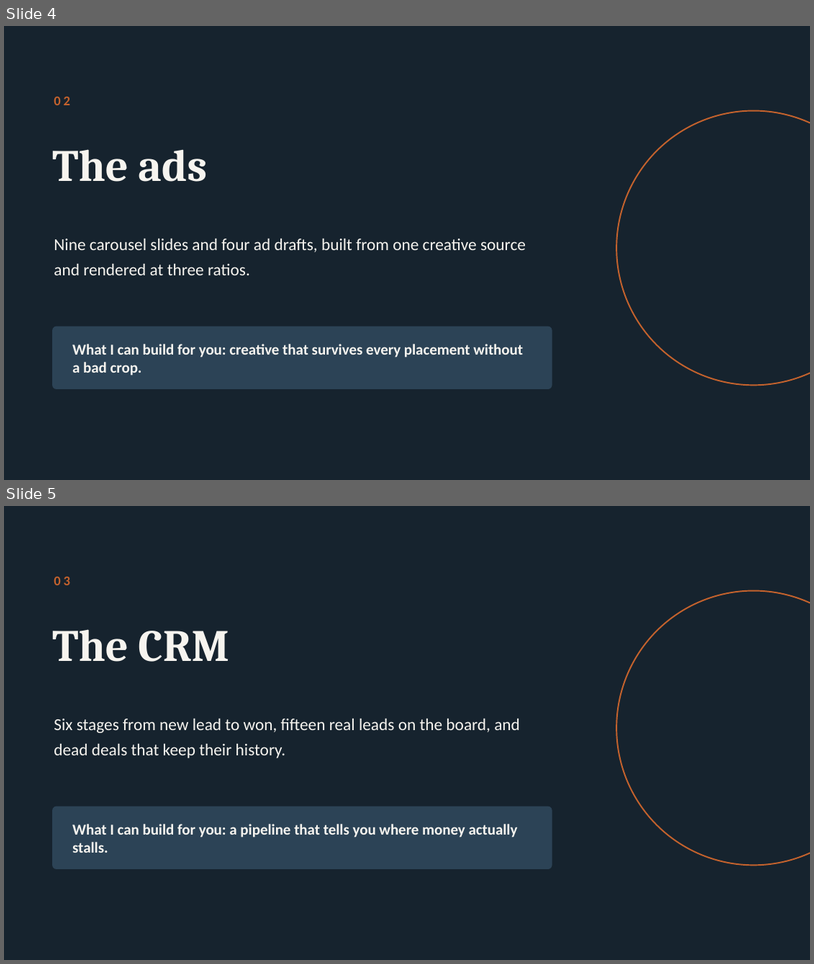
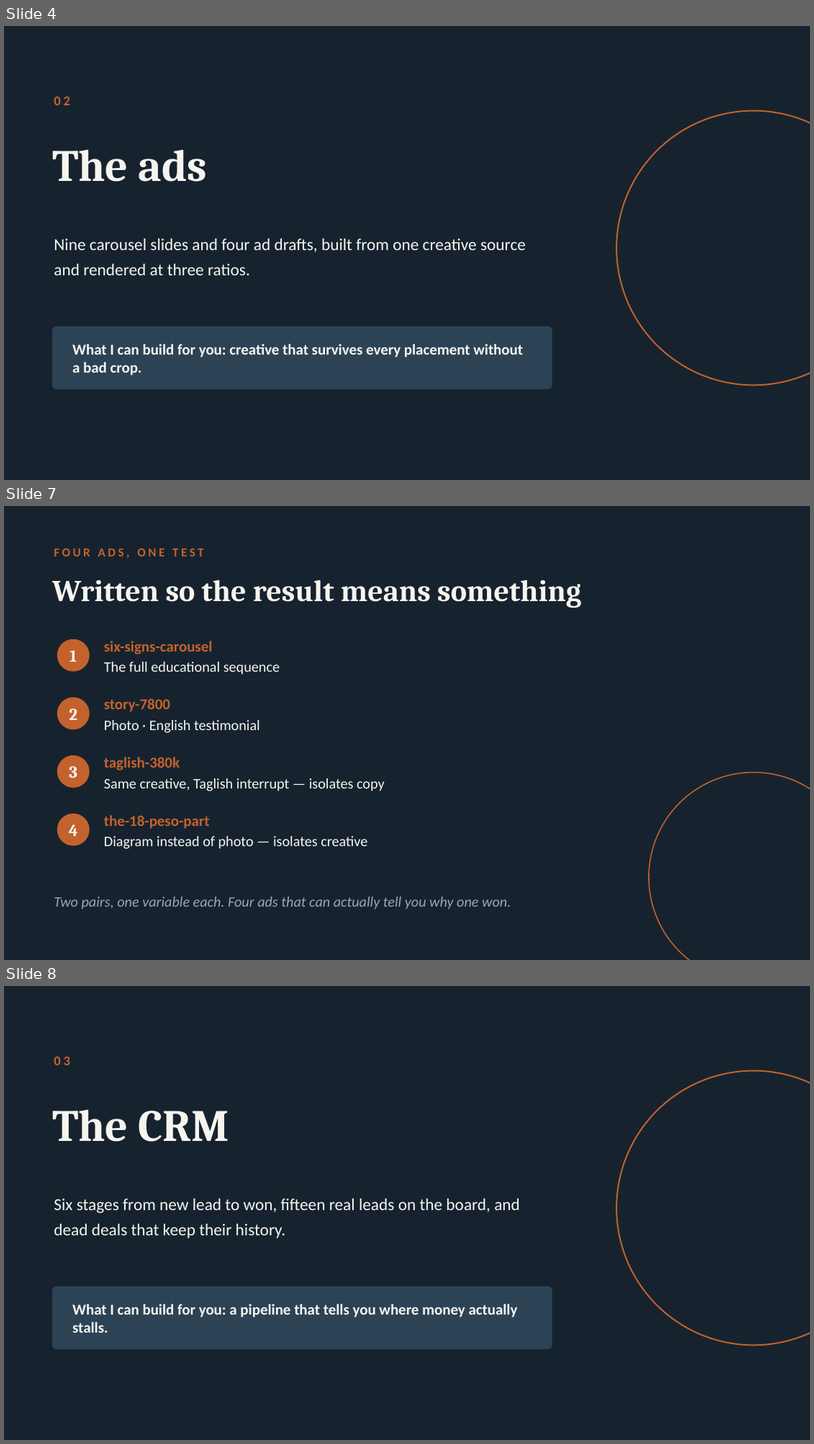
Before and after one commit to kennbutchoigutierrez/trueline-capstone, a slide deck: pitch/deck.pptx. Shown one above the other, each under a label of ours: slides 4 and 5 before the commit, slides 4, 7 and 8 after it; the slides between them are not shown. The pictures are 814x964 and 814x1444 pixels, drawn with LibreOffice and Linux fonts; fonts in the diff are those of the drawing. Boxes give left, top, right and bottom in pixels: in the first picture for what was removed or moved away, otherwise in the second. Text is boxed around its words. In the diff, an @@ line names an element or a change of style, - is before the commit and + after.

```diff
--- a/pitch/deck.pptx
+++ b/pitch/deck.pptx
@@ slide 7 added at (x1=4, y1=506, x2=810, y2=960), background #16232E @@
@@ text added at (x1=54, y1=548, x2=203, y2=558), 11 pt, text #C4622D, bold @@
+FOUR ADS, ONE TEST
@@ text added at (x1=52, y1=579, x2=581, y2=608), 27 pt, text #F6F4EF, bold @@
+Written so the result means something
@@ ellipse added at (x1=57, y1=639, x2=90, y2=672), fill #C4622D @@
@@ text added at (x1=70, y1=650, x2=77, y2=662), 15 pt, text #F6F4EF, bold @@
+1
@@ text added at (x1=104, y1=641, x2=213, y2=654), 13.5 pt, text #C4622D, bold @@
+six-signs-carousel
@@ text added at (x1=104, y1=662, x2=280, y2=674), 13 pt, text #F6F4EF @@
+The full educational sequence
@@ ellipse added at (x1=57, y1=697, x2=90, y2=729), fill #C4622D @@
@@ text added at (x1=104, y1=698, x2=170, y2=712), 13.5 pt, text #C4622D, bold @@
+story-7800
@@ text added at (x1=69, y1=708, x2=77, y2=720), 15 pt, text #F6F4EF, bold @@
+2
@@ text added at (x1=104, y1=720, x2=260, y2=733), 13 pt, text #F6F4EF @@
+Photo · English testimonial
@@ ellipse added at (x1=57, y1=755, x2=90, y2=788), fill #C4622D @@
@@ text added at (x1=104, y1=757, x2=180, y2=770), 13.5 pt, text #C4622D, bold @@
+taglish-380k
@@ text added at (x1=69, y1=766, x2=77, y2=777), 15 pt, text #F6F4EF, bold @@
+3
@@ text added at (x1=104, y1=778, x2=385, y2=791), 13 pt, text #F6F4EF @@
+Same creative, Taglish interrupt — isolates copy
@@ ellipse added at (x1=649, y1=772, x2=810, y2=960), outline #C4622D 1 pt @@
@@ ellipse added at (x1=57, y1=813, x2=90, y2=846), fill #C4622D @@
@@ text added at (x1=69, y1=824, x2=78, y2=836), 15 pt, text #F6F4EF, bold @@
+4
@@ text added at (x1=104, y1=815, x2=210, y2=829), 13.5 pt, text #C4622D, bold @@
+the-18-peso-part
@@ text added at (x1=104, y1=836, x2=368, y2=849), 13 pt, text #F6F4EF @@
+Diagram instead of photo — isolates creative
@@ text added at (x1=54, y1=896, x2=511, y2=908), 13 pt, text #9AA7B2, italic @@
+Two pairs, one variable each. Four ads that can actually tell you why one won.
@@ what was slide 5 is now slide 8 @@
```
Also in this commit, not shown: 2 other slides added, 2 other files.
